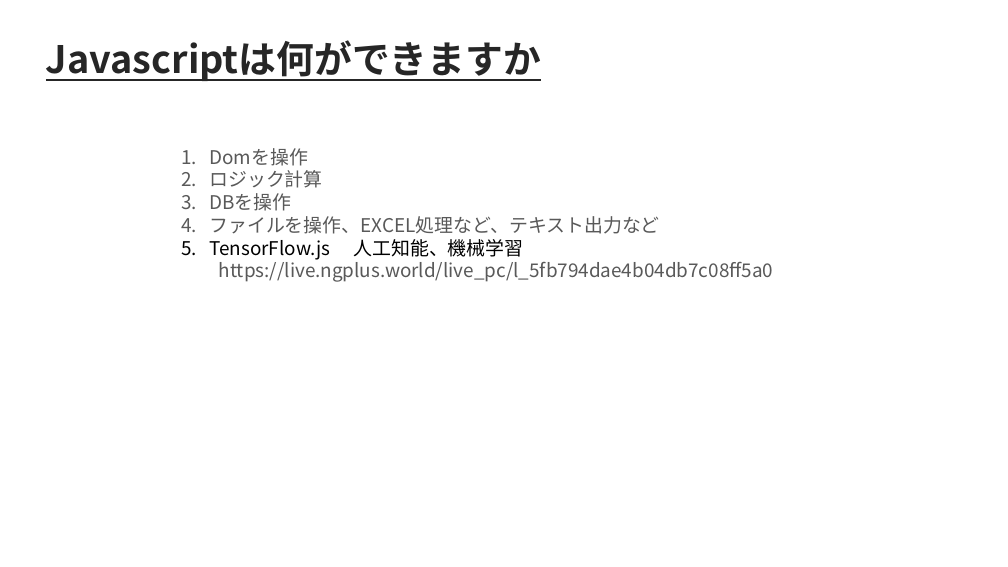
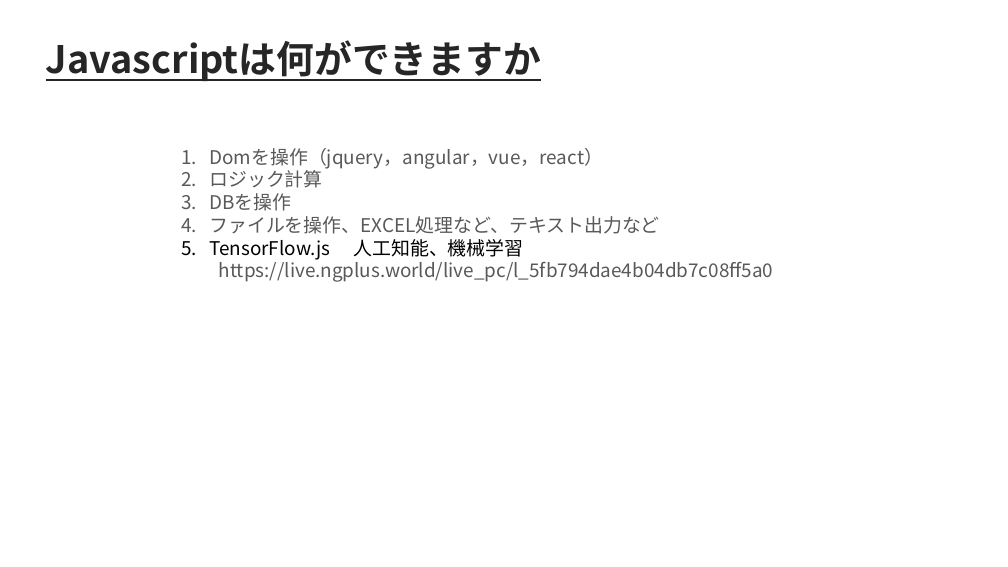
Before and after one commit to gassyou/javascript-course, a slide deck: slide 7 of 01.basic/day1/day01.pptx. Drawn at 1008x567 pixels with LibreOffice and Linux fonts; fonts in the diff are those of the drawing. Boxes give left, top, right and bottom in pixels: in the first picture for what was removed or moved away, otherwise in the second. Text is boxed around its words. In the diff, an @@ line names an element or a change of style, - is before the commit and + after.

```diff
--- a/01.basic/day1/day01.pptx
+++ b/01.basic/day1/day01.pptx
@@ text at box(209, 148, 603, 169): text changed @@
-1. Domを操作
+1. Domを操作（jquery，angular，vue，react）
```
Also in this commit, not shown: 1 other file.
